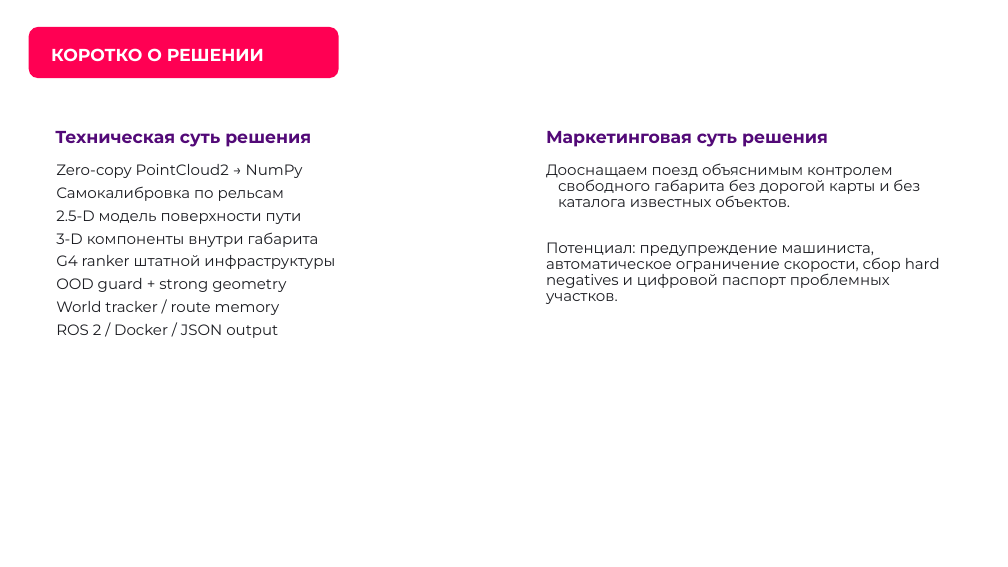
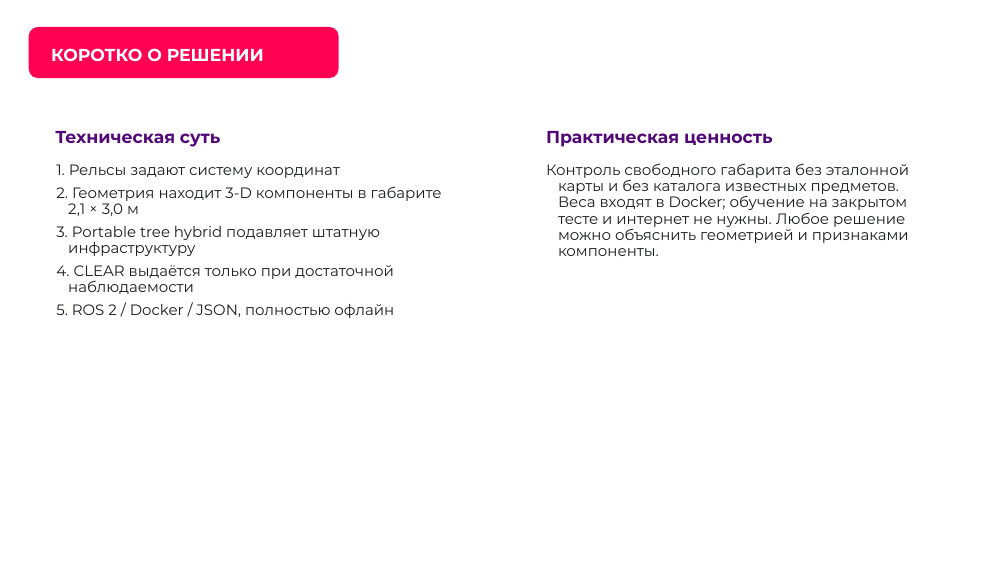
Before and after one commit to KirpaDmitriy/metroguard-lct2026, a slide deck: slide 5 of presentation/MetroGuard_LCT2026_Submission.pptx. Drawn at 1008x567 pixels with LibreOffice and Linux fonts; fonts in the diff are those of the drawing; background and template pictures are left out. Boxes give left, top, right and bottom in pixels: in the first picture for what was removed or moved away, otherwise in the second. Text is boxed around its words. In the diff, an @@ line names an element or a change of style, - is before the commit and + after.

```diff
--- a/presentation/MetroGuard_LCT2026_Submission.pptx
+++ b/presentation/MetroGuard_LCT2026_Submission.pptx
@@ text at (55, 131, 220, 147): text changed @@
-Техническая суть решения
+Техническая суть
@@ text at (546, 131, 772, 147): text changed @@
-Маркетинговая суть решения
+Практическая ценность
@@ text at (56, 164, 442, 318): text changed @@
-Zero-copy PointCloud2 → NumPy
-Самокалибровка по рельсам
-2.5-D модель поверхности пути
-3-D компоненты внутри габарита
-G4 ranker штатной инфраструктуры
-OOD guard + strong geometry
-World tracker / route memory
-ROS 2 / Docker / JSON output
+1. Рельсы задают систему координат
+2. Геометрия находит 3-D компоненты в габарите 2,1 × 3,0 м
+3. Portable tree hybrid подавляет штатную инфраструктуру
+4. CLEAR выдаётся только при достаточной наблюдаемости
+5. ROS 2 / Docker / JSON, полностью офлайн
@@ text at (546, 163, 909, 256): text changed @@
-Дооснащаем поезд объяснимым контролем свободного габарита без дорогой карты и без каталога известных объектов.
-Потенциал: предупреждение машиниста, автоматическое ограничение скорости, сбор hard negatives и цифровой паспорт проблемных участков.
+Контроль свободного габарита без эталонной карты и без каталога известных предметов. Веса входят в Docker; обучение на закрытом тесте и интернет не нужны. Любое решение можно объяснить геометрией и признаками компоненты.
```
Also in this commit, not shown: 9 other slides changed, 2 slides added, 2 slides removed.
